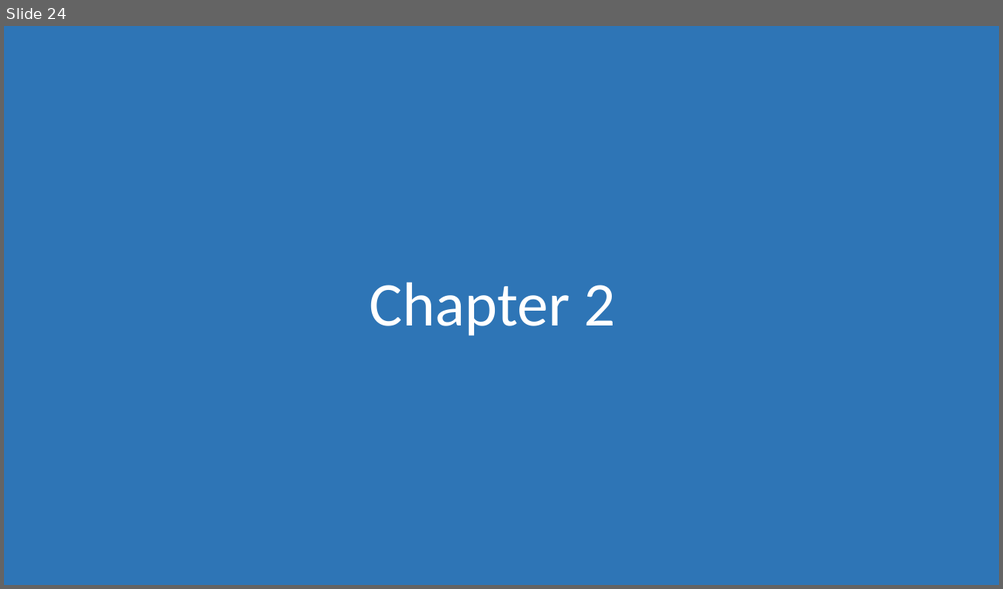
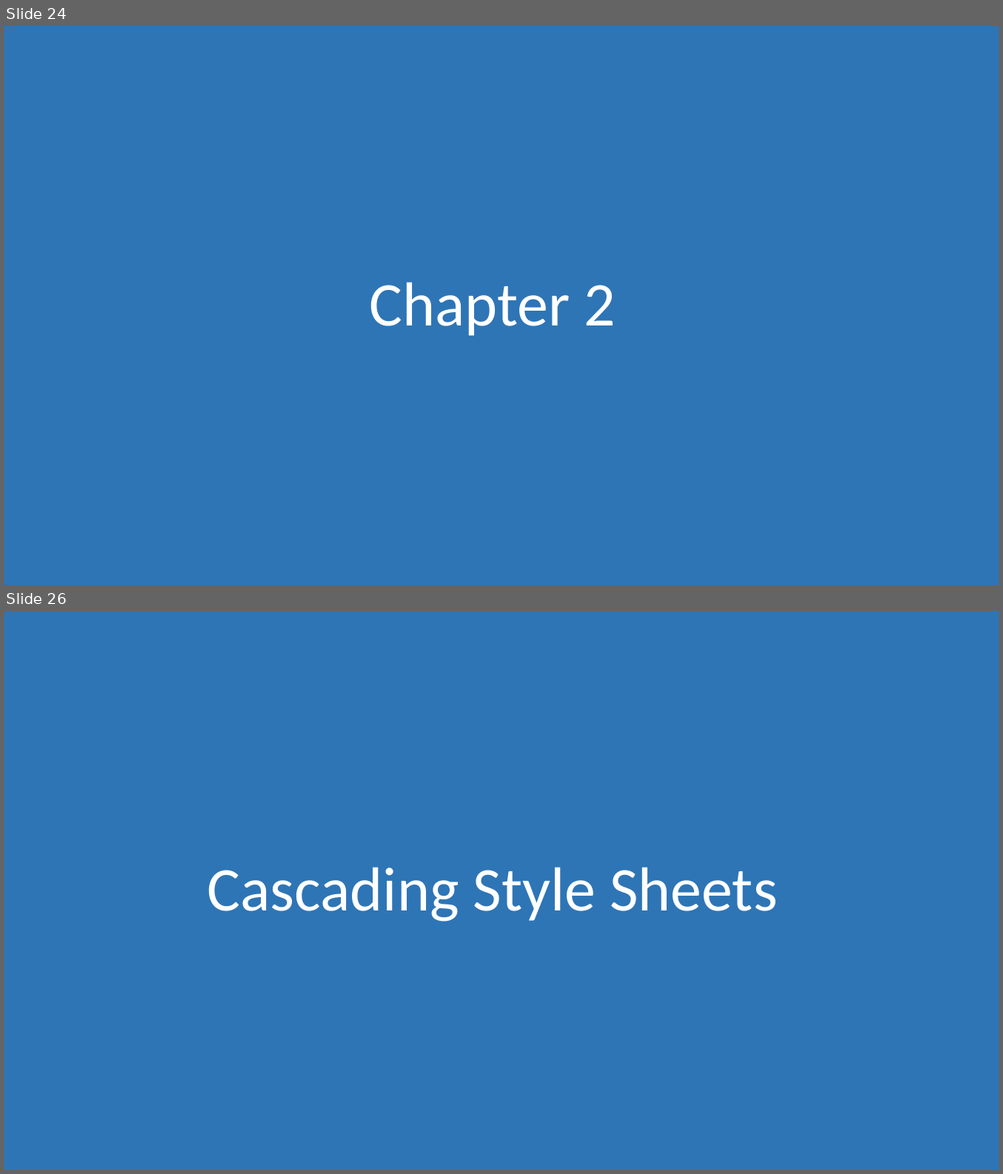
Before and after one commit to morkkis/PWD, a slide deck: presentations/Practical Web Dev.pptx. Shown one above the other, each under a label of ours: slide 24 before the commit, slides 24 and 26 after it; the slides between them are not shown. The pictures are 1003x589 and 1003x1174 pixels, drawn with LibreOffice and Linux fonts; fonts in the diff are those of the drawing. Boxes give left, top, right and bottom in pixels: in the first picture for what was removed or moved away, otherwise in the second. Text is boxed around its words. In the diff, an @@ line names an element or a change of style, - is before the commit and + after.

```diff
--- a/presentations/Practical Web Dev.pptx
+++ b/presentations/Practical Web Dev.pptx
@@ slide 26 added at <box>4,611,999,1170</box>, background #FFFFFF @@
@@ rectangle added at <box>4,611,999,1170</box>, fill #2E75B6 @@
@@ title added at <box>208,867,777,922</box>, 60 pt, text #FFFFFF @@
+Cascading Style Sheets
```
Also in this commit, not shown: 21 other slides added, 12 other files.
